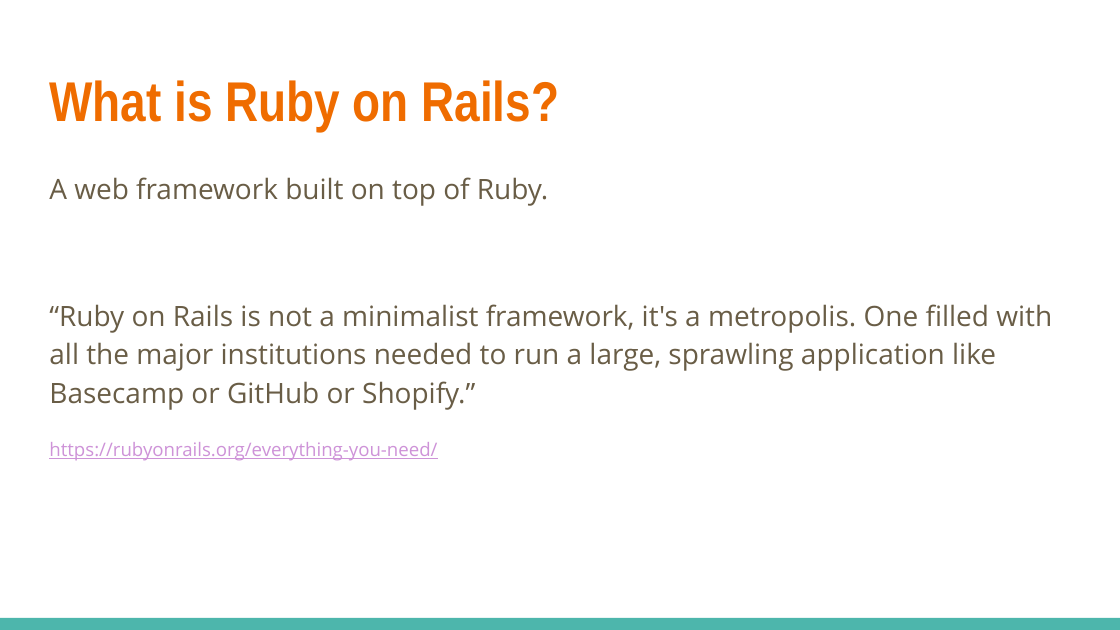
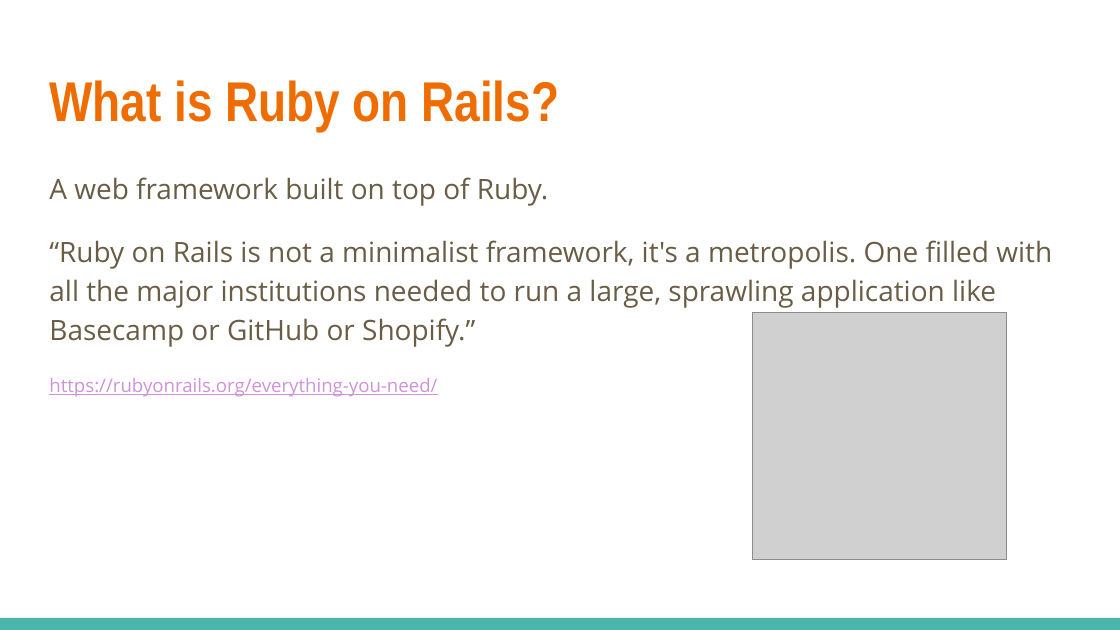
Before and after one commit to saturdaymp-examples/introduction-to-rails, a slide deck: slide 3 of Introduction to Rails.pptx. Drawn at 1120x630 pixels with LibreOffice and Linux fonts; fonts in the diff are those of the drawing; grey boxes stand for pictures. Boxes give left, top, right and bottom in pixels: in the first picture for what was removed or moved away, otherwise in the second. Text is boxed around its words. In the diff, an @@ line names an element or a change of style, - is before the commit and + after.

```diff
--- a/Introduction to Rails.pptx
+++ b/Introduction to Rails.pptx
@@ text "A web framework built on ..." rewrapped from bbox=[49, 177, 1052, 461] to bbox=[49, 177, 1052, 397] @@
@@ picture added at bbox=[753, 312, 1007, 560] @@
```
Also in this commit, not shown: 3 other slides changed, 1 other file.
